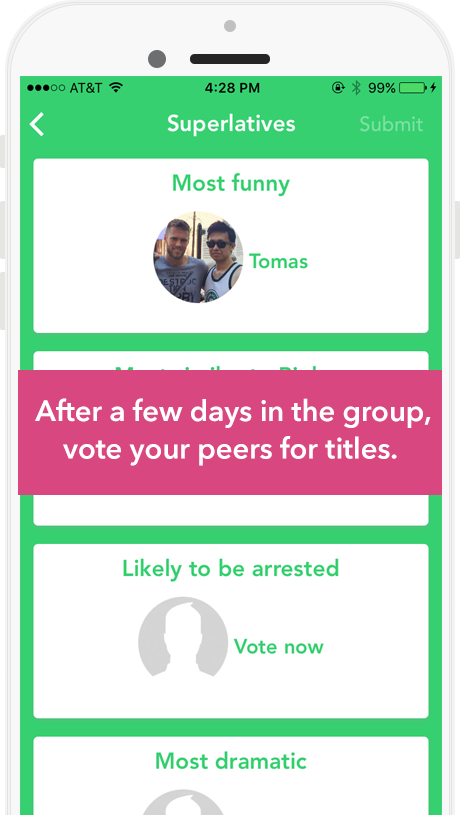
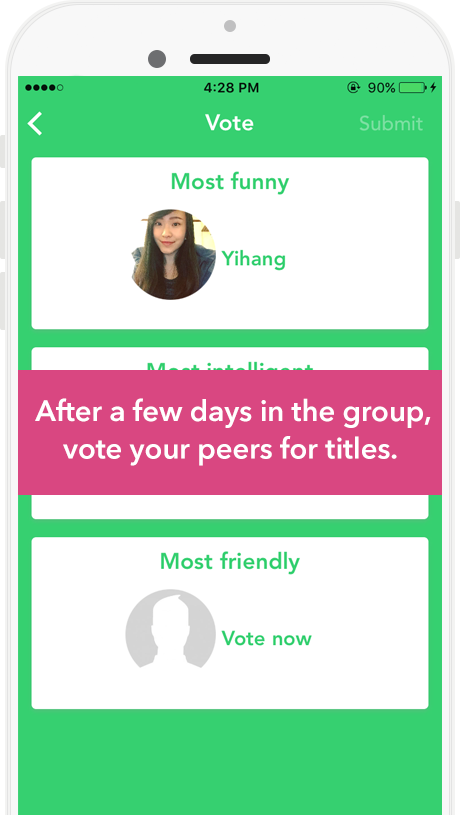
Revision of a layered 460 × 815 image; what changed, layer by layer:
added layer "Layer 3" above "Layer 2" over [18, 74, 442, 815]
